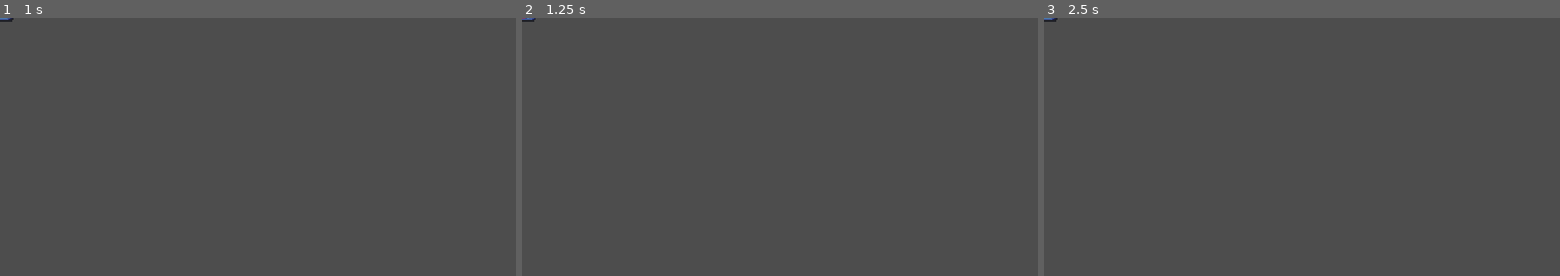
Above: before the commit, frames 1-3 (left to right).
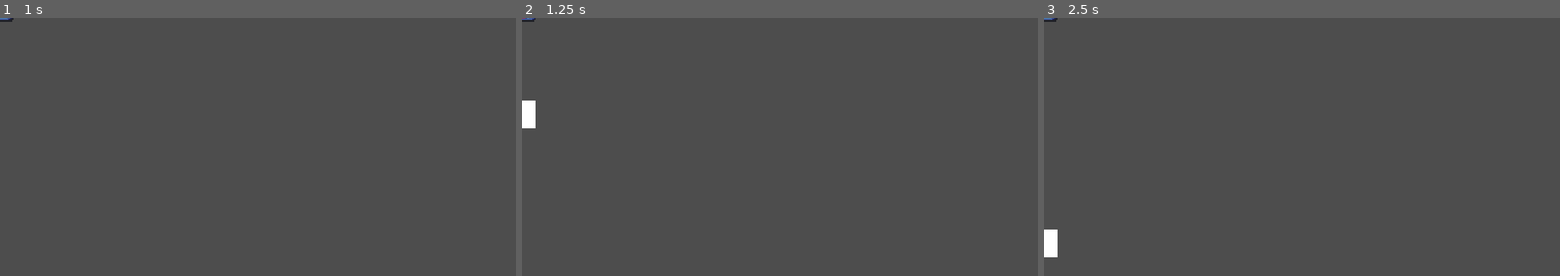
Above: after the commit, the same moments.

Repository: triuyen/Godot_grp_project
Game: Godot game, scene res://scenes/slime.tscn
The game is run twice, just before and just after one commit, with the same random seed, the same clock (stepped at 60 frames per second) and the same inputs. This scene is started directly instead of the project's main scene.
Inputs (mouse positions are in pixels of both pictures, inside the frame that each line leads up to):
- Up to frame 1 (1 s): tap Enter at 0.5 s; move the mouse to (371, 134) at 0.52 s; hold D (player_right) from 0.53 s (still down); click (371, 134) at 0.6 s
- Up to frame 2 (1.25 s): keep holding D (player_right)
- Up to frame 3 (2.5 s): move the mouse to (1198, 159) at 1.27 s; release D (player_right) at 1.28 s; hold S (player_down) 1.28-2.03 s; tap Shift (player_dash) at 1.35 s; tap Space at 2 s; move the mouse to (1353, 90) at 2.02 s; hold D (player_right) from 2.03 s (still down); click (1353, 90) at 2.1 s

Frame 1 is identical in both runs. In frame 2, 0.3% of the frame differs, in the area x 0-3%, y 32-43%; in frame 3, 0.3%.
Error after the commit: Invalid access to property or key 'global_position' on a base object of type 'null instance'. (res://scripts/shooter.gd:26)

Commit message:
projectile prediction (#10)

Diff:
--- a/godot/components/hitbox_component.tscn
+++ b/godot/components/hitbox_component.tscn
@@ -3,7 +3,7 @@
 [ext_resource type="Script" path="res://scripts/hitbox.gd" id="1_diapp"]
 
 [sub_resource type="RectangleShape2D" id="RectangleShape2D_wy4gk"]
-size = Vector2(15.5, 10.5)
+size = Vector2(15.5, 18.25)
 
 [node name="hitbox_component" type="Area2D"]
 position = Vector2(0, -5.75)
--- /dev/null
+++ b/godot/components/shooter_component.tscn
@@ -0,0 +1,15 @@
+[gd_scene load_steps=3 format=3 uid="uid://d31kti3i03we7"]
+
+[ext_resource type="Script" path="res://scripts/shooter.gd" id="1_5svf0"]
+[ext_resource type="PackedScene" uid="uid://yn662q8n7vsv" path="res://scenes/projectile.tscn" id="2_4eksw"]
+
+[node name="shooter_component" type="Node2D"]
+script = ExtResource("1_5svf0")
+projectile = ExtResource("2_4eksw")
+
+[node name="RayCast2D" type="RayCast2D" parent="."]
+
+[node name="Timer" type="Timer" parent="."]
+autostart = true
+
+[connection signal="timeout" from="Timer" to="." method="_on_timer_timeout"]
--- a/godot/project.godot
+++ b/godot/project.godot
@@ -100,6 +100,7 @@
 2d_physics/layer_3="enemy"
 2d_physics/layer_4="player_attack"
 2d_physics/layer_5="enemy_attack"
+2d_physics/layer_17="player_hurt_only"
 
 [rendering]
 
--- a/godot/scenes/player.tscn
+++ b/godot/scenes/player.tscn
@@ -442,7 +442,6 @@
 script = ExtResource("1_dp3ll")
 
 [node name="health_component" parent="." instance=ExtResource("5_e66l8")]
-position = Vector2(0, -2.805)
 
 [node name="shape_body" type="CollisionShape2D" parent="."]
 position = Vector2(0.25, -2.75)
@@ -496,6 +495,7 @@
 offset = Vector2(0, -16)
 
 [node name="hurtbox_coponent" parent="." node_paths=PackedStringArray("health") instance=ExtResource("4_k23yd")]
+collision_layer = 65536
 collision_mask = 16
 health = NodePath("../health_component")
 
--- /dev/null
+++ b/godot/scenes/projectile.tscn
@@ -0,0 +1,69 @@
+[gd_scene load_steps=9 format=3 uid="uid://yn662q8n7vsv"]
+
+[ext_resource type="Script" path="res://scripts/projectile.gd" id="1_gd5er"]
+[ext_resource type="Texture2D" uid="uid://cdcw5pipaj2id" path="res://assets/mystic_woods_free_2.2/sprites/particles/dust_particles_01.png" id="2_mhe8c"]
+[ext_resource type="PackedScene" uid="uid://culjkfcej32u3" path="res://components/hitbox_component.tscn" id="3_nic8f"]
+
+[sub_resource type="AtlasTexture" id="AtlasTexture_3u3nu"]
+atlas = ExtResource("2_mhe8c")
+region = Rect2(24, 0, 12, 12)
+
+[sub_resource type="AtlasTexture" id="AtlasTexture_q8qae"]
+atlas = ExtResource("2_mhe8c")
+region = Rect2(12, 0, 12, 12)
+
+[sub_resource type="AtlasTexture" id="AtlasTexture_osuep"]
+atlas = ExtResource("2_mhe8c")
+region = Rect2(0, 0, 12, 12)
+
+[sub_resource type="SpriteFrames" id="SpriteFrames_8fyaj"]
+animations = [{
+"frames": [{
+"duration": 1.0,
+"texture": SubResource("AtlasTexture_3u3nu")
+}],
+"loop": true,
+"name": &"default",
+"speed": 4.0
+}, {
+"frames": [{
+"duration": 1.0,
+"texture": SubResource("AtlasTexture_q8qae")
+}, {
+"duration": 1.0,
+"texture": SubResource("AtlasTexture_osuep")
+}],
+"loop": true,
+"name": &"new_animation",
+"speed": 3.0
+}]
+
+[sub_resource type="RectangleShape2D" id="RectangleShape2D_wxy1f"]
+size = Vector2(17, 18)
+
+[node name="Projectile" type="Area2D"]
+collision_layer = 0
+script = ExtResource("1_gd5er")
+
+[node name="sprite" type="AnimatedSprite2D" parent="."]
+scale = Vector2(8, 8)
+sprite_frames = SubResource("SpriteFrames_8fyaj")
+frame_progress = 0.98931
+
+[node name="shape_body" type="CollisionShape2D" parent="."]
+shape = SubResource("RectangleShape2D_wxy1f")
+
+[node name="life" type="Timer" parent="."]
+wait_time = 5.0
+autostart = true
+
+[node name="hitbox_component" parent="." instance=ExtResource("3_nic8f")]
+collision_mask = 65536
+
+[node name="CollisionShape2D" parent="hitbox_component" index="0"]
+position = Vector2(0, 5.625)
+
+[connection signal="timeout" from="life" to="." method="_on_life_timeout"]
+[connection signal="area_entered" from="hitbox_component" to="." method="_on_hitbox_component_area_entered"]
+
+[editable path="hitbox_component"]
--- a/godot/scenes/slime.tscn
+++ b/godot/scenes/slime.tscn
@@ -6,6 +6,8 @@
 [ext_resource type="PackedScene" uid="uid://culjkfcej32u3" path="res://components/hitbox_component.tscn" id="4_5h1f2"]
 [ext_resource type="PackedScene" uid="uid://bgymceix1esb6" path="res://components/blinking_component.tscn" id="5_a7dc6"]
 [ext_resource type="PackedScene" uid="uid://bul2b4ejgss2c" path="res://components/health_component.tscn" id="5_ys8xl"]
+[ext_resource type="Script" path="res://scripts/blinking.gd" id="6_iix36"]
+[ext_resource type="PackedScene" uid="uid://d31kti3i03we7" path="res://components/shooter_component.tscn" id="7_uapys"]
 
 [sub_resource type="RectangleShape2D" id="RectangleShape2D_iirjt"]
 size = Vector2(14, 6.25)
@@ -20,6 +22,7 @@
 health = NodePath("../health_component")
 
 [node name="hitbox_component" parent="." instance=ExtResource("4_5h1f2")]
+position = Vector2(-0.25, -5.75)
 
 [node name="shape_body" type="CollisionShape2D" parent="."]
 position = Vector2(0, -1.875)
@@ -41,3 +44,5 @@
 [connection signal="on_hit_taken" from="hurtbox_coponent" to="blinking_component" method="_on_hit_taken"]
 [connection signal="area_entered" from="hitbox_component" to="." method="_on_player_hit"]
 [connection signal="on_death" from="health_component" to="." method="_on_death"]
+[node name="shooter_component" parent="." instance=ExtResource("7_uapys")]
+position = Vector2(0, -4.75)
--- /dev/null
+++ b/godot/scripts/projectile.gd
@@ -0,0 +1,17 @@
+extends Area2D
+
+var direction: Vector2 = Vector2.RIGHT
+const SPEED : float = 300
+
+func _ready():
+	pass
+
+func _physics_process(delta: float) -> void:
+	position += direction * SPEED * delta
+
+
+func _on_life_timeout() -> void:
+	queue_free()
+
+func _on_hitbox_component_area_entered(area: Area2D) -> void:
+	queue_free()
--- /dev/null
+++ b/godot/scripts/shooter.gd
@@ -0,0 +1,52 @@
+extends Node2D
+
+@onready var ray_cast: RayCast2D = $RayCast2D
+@export var projectile: PackedScene
+@export var prediction_time: float = 1
+@export var close_range: float = 200
+
+var can_see_player = true
+var last_player_pos: Vector2
+var player_velocity: Vector2
+
+var player: CharacterBody2D
+
+func _ready():
+	player = get_tree().root.get_node("root2/player")
+	if player:
+		last_player_pos = player.global_position
+
+
+func _physics_process(delta: float) -> void:
+	_aim(delta)
+
+	_check_player_collision()
+
+func _aim(delta):
+	var current_player_pos = player.global_position
+	player_velocity = (current_player_pos - last_player_pos) / delta
+	last_player_pos = current_player_pos
+
+	var distance_to_player = global_position.distance_to(current_player_pos)
+	if distance_to_player < close_range:
+		ray_cast.target_position = to_local(current_player_pos)
+	else:
+		var predicted_player_pos = current_player_pos + player_velocity * prediction_time
+		ray_cast.target_position = to_local(predicted_player_pos)
+
+
+func _check_player_collision():
+	pass
+
+
+func fire_projectile() -> void:
+	print("SHOOT!")
+
+	var current_projectile = projectile.instantiate()
+	current_projectile.position = global_position
+	current_projectile.direction = (ray_cast.target_position).normalized()
+	get_tree().current_scene.add_child(current_projectile)
+
+func _on_timer_timeout() -> void:
+	if can_see_player:
+		fire_projectile()
Not shown: 1 places in godot/scenes/player.tscn that only renumber resources
